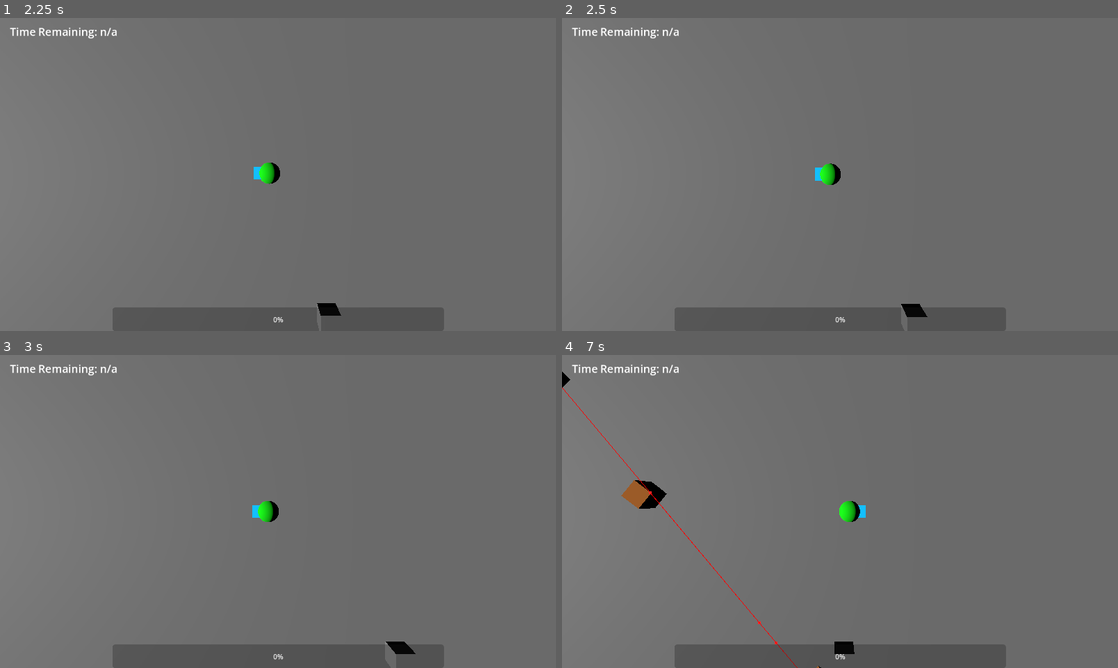
Above: before the commit, frames 1-4 (two rows, left to right).
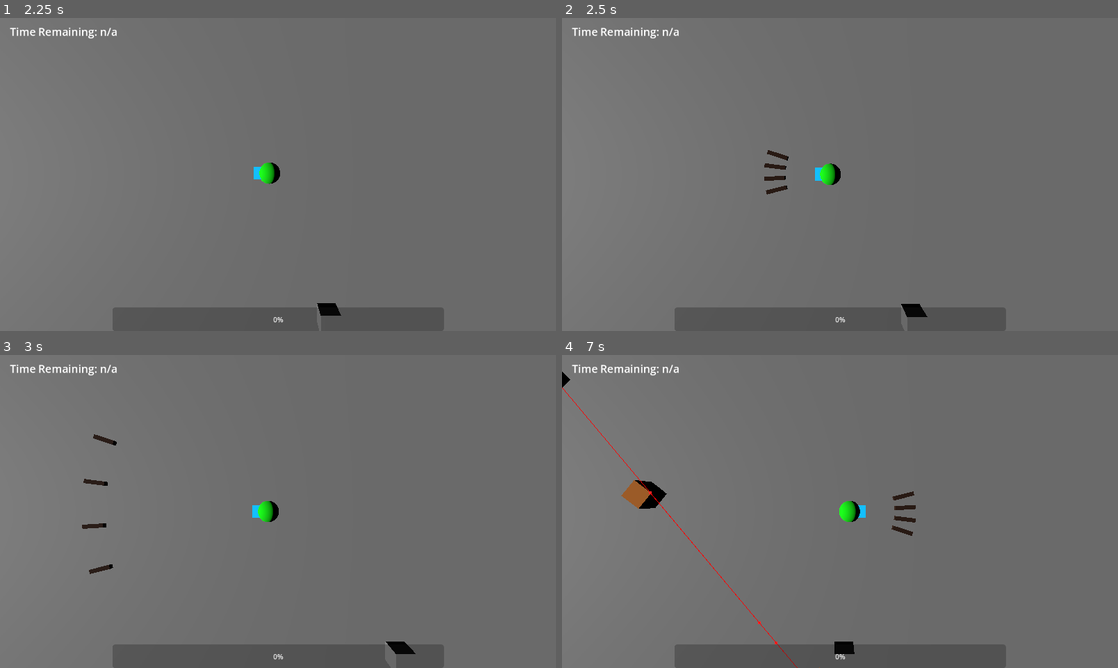
Above: after the commit, the same moments.

Repository: notadoctortired/InvinciKnight
Game: Godot game, scene res://Maps/level.tscn
The game is run twice, just before and just after one commit, with the same random seed, the same clock (stepped at 60 frames per second) and the same inputs.
Inputs:
- Up to frame 1 (2.25 s): hold Space (attack) 0.53-1.28 s; hold W (up) 0.53-2.03 s; tap Space (attack) at 1.35 s; hold A (left) from 2.03 s (still down); hold E (toggle_attack) from 2.03 s (still down)
- Up to frame 2 (2.5 s): keep holding A (left); keep holding E (toggle_attack); tap Space (attack) at 2.3 s
- Up to frame 3 (3 s): keep holding A (left); release E (toggle_attack) at 2.78 s; tap Space (attack) at 2.85 s
- Up to frame 4 (7 s): release A (left) at 3.53 s; hold S (down) 3.53-4.28 s; hold Space (attack) 3.53-4.28 s; hold D (right) 4.28-5.03 s; tap E (toggle_attack) at 4.35 s; tap Space (attack) at 4.55, 5.85, 6.8 s; hold W (up) 5.03-5.78 s; hold Space (attack) 5.03-5.78 s; hold D (right) from 5.78 s (still down); hold E (toggle_attack) from 6.53 s (still down)

Frame 1 is identical in both runs. In frame 2, 0.2% of the frame differs, in the area x 36-41%, y 42-57%; in frame 3, 0.2%, in the area x 14-21%, y 25-70%; in frame 4, 0.2%.
Error in both runs: Attempt to call function 'get_node' in base 'null instance' on a null instance. (res://Buildings/KOTH)

Commit message:
Added crossbow functionality, tweaked attack cooldowns to apply to both weapons regardless of which one was used

Diff:
--- a/AI/Sorcerer/sorcerer_attack.tscn
+++ b/AI/Sorcerer/sorcerer_attack.tscn
@@ -19,6 +19,7 @@
 script = ExtResource("1_yyqp8")
 speed = 1000.0
 damage = 10.0
+despawn_time = 5.0
 
 [node name="MeshInstance3D" type="MeshInstance3D" parent="." unique_id=1759514541]
 mesh = SubResource("SphereMesh_yyqp8")
--- a/AI/Sorcerer/sorcerer_attack_controller.gd
+++ b/AI/Sorcerer/sorcerer_attack_controller.gd
@@ -3,6 +3,7 @@
 @export_category("Values")
 @export var speed: float
 @export var damage: float
+@export var despawn_time: float
 
 var target_pos = null
 
@@ -11,6 +12,7 @@
 
 func _ready():
 	$Timer.timeout.connect(kill_actor)
+	$Timer.start(despawn_time)
 
 	if is_instance_valid(player):
 		target_pos = player.global_position
--- a/AI/spawn_enemies.gd
+++ b/AI/spawn_enemies.gd
@@ -47,8 +47,6 @@
 	peasant_timer = peasant_cooldown
 
 func spawn_sorcerer():
-	print("Implement Sorcerer")
-
 	if not sorcerer_counter.size() >= 4:
 		var spawn_location = randi_range(0,get_children().size()-1)
 		spawn_location = get_child(spawn_location).position
--- /dev/null
+++ b/Player/Attacks/crossbow.tscn
@@ -0,0 +1,17 @@
+[gd_scene format=3 uid="uid://ch83e7xjoac23"]
+
+[ext_resource type="Script" uid="uid://cqk1wne34oxh0" path="res://Player/Scripts/Attacks/crossbow_attack.gd" id="1_rat1y"]
+
+[sub_resource type="BoxMesh" id="BoxMesh_vwto1"]
+size = Vector3(0.6, 0.1, 1)
+
+[node name="Crossbow" type="Area3D" unique_id=1755181535]
+script = ExtResource("1_rat1y")
+arrows = 4
+firing_arc = 0.5
+
+[node name="MeshInstance3D" type="MeshInstance3D" parent="." unique_id=249303569]
+mesh = SubResource("BoxMesh_vwto1")
+
+[node name="FiringPoint" type="Node3D" parent="." unique_id=1601503566]
+transform = Transform3D(1, 0, 0, 0, 1, 0, 0, 0, 1, 0, 0, 0.5)
--- /dev/null
+++ b/Player/Attacks/crossbow_arrow.tscn
@@ -0,0 +1,32 @@
+[gd_scene format=3 uid="uid://dom7gegwop82h"]
+
+[ext_resource type="Script" uid="uid://bg7b0qm4th4we" path="res://Player/Scripts/Attacks/arrow_movement.gd" id="1_baoto"]
+[ext_resource type="Script" uid="uid://kkymvafdfy04" path="res://Player/Scripts/Attacks/arrow_hit.gd" id="1_vxvc4"]
+
+[sub_resource type="StandardMaterial3D" id="StandardMaterial3D_baoto"]
+albedo_color = Color(0.18540591, 0.0864945, 0, 1)
+
+[sub_resource type="BoxMesh" id="BoxMesh_hvrgq"]
+material = SubResource("StandardMaterial3D_baoto")
+size = Vector3(0.2, 0.2, 1)
+
+[sub_resource type="BoxShape3D" id="BoxShape3D_vxvc4"]
+size = Vector3(0.6, 0.6, 1)
+
+[node name="CrossbowArrow" type="CharacterBody3D" unique_id=1370694056]
+motion_mode = 1
+script = ExtResource("1_baoto")
+speed = 1000.0
+damage = 20.0
+despawn_time = 5.0
+
+[node name="MeshInstance3D" type="MeshInstance3D" parent="." unique_id=901654022]
+mesh = SubResource("BoxMesh_hvrgq")
+
+[node name="CollissionDetection" type="Area3D" parent="." unique_id=119131967]
+script = ExtResource("1_vxvc4")
+
+[node name="CollisionShape3D" type="CollisionShape3D" parent="CollissionDetection" unique_id=1262456471]
+shape = SubResource("BoxShape3D_vxvc4")
+
+[node name="Timer" type="Timer" parent="." unique_id=253891775]
--- /dev/null
+++ b/Player/Scripts/Attacks/arrow_hit.gd
@@ -0,0 +1,17 @@
+extends Area3D
+
+@onready var arrow = get_parent()
+@onready var player = get_tree().root.get_child(0).get_node("Player/PlayerBody")
+
+func _ready():
+	print(player)
+	body_entered.connect(hit)
+
+func hit(body):
+	if body.has_method("damage") and body.get_child(0).name == "EnemyFlag":
+		body.damage(arrow.damage)
+
+	if body.has_method("hit") or body.name == "PlayerBody":
+		print("ignoring!")
+	else:
+		arrow.kill_actor()
--- /dev/null
+++ b/Player/Scripts/Attacks/arrow_movement.gd
@@ -0,0 +1,18 @@
+extends CharacterBody3D
+
+@export_category("Values")
+@export var speed: float
+@export var damage: float
+@export var despawn_time: float
+
+func _ready():
+	$Timer.timeout.connect(kill_actor)
+	$Timer.start(despawn_time)
+
+func _physics_process(delta: float):
+	velocity = global_basis.z*speed*delta
+
+	move_and_slide()
+
+func kill_actor():
+	queue_free()
--- /dev/null
+++ b/Player/Scripts/Attacks/crossbow_attack.gd
@@ -0,0 +1,34 @@
+extends Area3D
+
+@export_category("Values")
+# MUST be even
+@export var arrows: int
+@export var firing_arc: float
+
+@onready var meshes = get_parent()
+
+var firing_point = null
+var arrow_number = 0
+
+func _ready():
+	visible = false
+
+func fire_arrows():
+	firing_point = global_position
+	arrow_number = 0
+
+	for arrow in range(0,arrows):
+		arrow_number += 1
+
+		var arrow_arc_step = firing_arc / arrows*1.5
+		var current_arc = firing_arc - (arrow_arc_step*arrow_number)
+
+		var spawn_location = firing_point
+
+		var scene = load("res://Player/Attacks/crossbow_arrow.tscn")
+		var instance = scene.instantiate()
+
+		instance.global_position = spawn_location
+		instance.rotation.y = meshes.rotation.y-deg_to_rad(90)-current_arc
+
+		get_tree().root.add_child(instance)
--- a/Player/Scripts/Player Controls/player_controller.gd
+++ b/Player/Scripts/Player Controls/player_controller.gd
@@ -3,22 +3,38 @@
 @export_category("Player Values")
 @export var health: float
 @export var speed: float
+
+@export_category("Attack Values")
 @export var damage_mult: float
+@export var slash_cooldown: float
+@export var crossbow_cooldown: float
+
+# Global variables to be assigned in _ready that use $
+var crossbow = null
+var slash = null
+var attack_timer = null
+var healthbar = null
 
 var meshes = null
 var crossbow_active = false
 
 func _ready():
+	crossbow = $Meshes/Crossbow
+	slash = $SlashArea
+	healthbar = $PlayerUI/Healthbar
+	attack_timer = $Timer
+
 	meshes = $Meshes
-	$SlashArea/Timer.timeout.connect(hide_attacks) # Catch-all function that hides every weapon
+
+	attack_timer.timeout.connect(hide_attacks) # Catch-all function that hides every weapon
 	# once it has been triggered
-	$PlayerUI/Healthbar.visible = false
+	healthbar.visible = false
 
 func _physics_process(delta: float) -> void:
 	if health <= 0:
 		kill_actor()
 
-	$PlayerUI/Healthbar.value = health
+	healthbar.value = health
 
 	if not is_on_floor():
 		velocity += get_gravity() * delta
@@ -39,29 +55,39 @@
 	move_and_slide()
 
 func _input(event: InputEvent):
-	if event.is_action_pressed("attack") and not $SlashArea.visible:
-		if not crossbow_active:
-			swing_attack()
-		elif crossbow_active:
-			crossobow_attack()
+	if event.is_action_pressed("attack"):
+		if not crossbow.visible and not slash.visible:
+			if not crossbow_active:
+				swing_attack()
+			elif crossbow_active:
+				crossbow_attack()
 	if event.is_action_pressed("toggle_attack"):
 		crossbow_active = !crossbow_active
 
 func damage(dmg: float):
+	if not healthbar.visible:
+		healthbar.visible = true
+
 	health -= dmg
 
 func swing_attack():
-	$SlashArea.visible = true
-	$SlashArea.monitoring = true
+	slash.visible = true
+	slash.monitoring = true
 
-	$SlashArea/Timer.start(0.5)
+	attack_timer.start(slash_cooldown)
 
-func crossobow_attack():
-	pass
+func crossbow_attack():
+	if not crossbow.visible:
+		crossbow.fire_arrows()
+		crossbow.visible = true
+
+	attack_timer.start(crossbow_cooldown)
 
 func hide_attacks():
-	$SlashArea.visible = false
-	$SlashArea.monitoring = false
+	slash.visible = false
+	slash.monitoring = false
+
+	crossbow.visible = false
 
 func kill_actor():
 	get_tree().change_scene_to_file("res://Maps/Menus/death.tscn")
--- a/Player/player.tscn
+++ b/Player/player.tscn
@@ -2,7 +2,8 @@
 
 [ext_resource type="Script" uid="uid://bok5tyd5u2dm" path="res://Player/Scripts/Player Controls/player_controller.gd" id="1_l8h54"]
 [ext_resource type="Script" uid="uid://chnd2c43hqrkc" path="res://Player/Scripts/Player Controls/camera.gd" id="2_4ntmi"]
-[ext_resource type="PackedScene" uid="uid://db3ceusxpyfy8" path="res://Player/slasharea.tscn" id="2_btcbx"]
+[ext_resource type="PackedScene" uid="uid://db3ceusxpyfy8" path="res://Player/Attacks/slasharea.tscn" id="2_btcbx"]
+[ext_resource type="PackedScene" uid="uid://ch83e7xjoac23" path="res://Player/Attacks/crossbow.tscn" id="2_gwnis"]
 
 [sub_resource type="StandardMaterial3D" id="StandardMaterial3D_gwnis"]
 albedo_color = Color(0, 1, 0, 1)
@@ -36,6 +37,8 @@
 health = 100.0
 speed = 5.0
 damage_mult = 2.0
+slash_cooldown = 0.5
+crossbow_cooldown = 2.0
 
 [node name="CameraSocket" type="Node3D" parent="PlayerBody" unique_id=1018338127]
 transform = Transform3D(1, 0, 0, 0, 1, 0, 0, 0, 1, 0, 10, 0)
@@ -49,6 +52,9 @@
 transform = Transform3D(1, 0, 0, 0, 1, 0, 0, 0, 1, 8.742278e-09, 0.40000007, -0.4)
 mesh = SubResource("BoxMesh_4ntmi")
 
+[node name="Crossbow" parent="PlayerBody/Meshes" unique_id=1755181535 instance=ExtResource("2_gwnis")]
+transform = Transform3D(1, 0, 0, 0, 1, 0, 0, 0, 1, 2.6226834e-08, 0, -0.6)
+
 [node name="PlaceholderCollision" type="CollisionShape3D" parent="PlayerBody" unique_id=345195676]
 shape = SubResource("CapsuleShape3D_l8h54")
 
@@ -58,8 +64,6 @@
 
 [node name="SlashArea" parent="PlayerBody" unique_id=2015310752 instance=ExtResource("2_btcbx")]
 transform = Transform3D(1, 0, 0, 0, 1, 0, 0, 0, 1, 0, -0.1, 0)
-
-[node name="Timer" type="Timer" parent="PlayerBody/SlashArea" unique_id=1374999955]
 
 [node name="PlayerUI" type="Control" parent="PlayerBody" unique_id=1361119872]
 layout_mode = 3
@@ -122,6 +126,8 @@
 [node name="Nav4" type="Node3D" parent="PlayerBody/NavPointsSorcerer" unique_id=723147751]
 transform = Transform3D(1, 0, 0, 0, 1, 0, 0, 0, 1, -6, 0, 0)
 
+[node name="Timer" type="Timer" parent="PlayerBody" unique_id=1148927812]
+
 [node name="Camera" type="Camera3D" parent="." unique_id=1293427983 node_paths=PackedStringArray("target_follow")]
 transform = Transform3D(0, -1, -4.371139e-08, -4.371139e-08, -4.371139e-08, 1, -1, 1.9106855e-15, -4.371139e-08, 0, 0, 0)
 script = ExtResource("2_4ntmi")
Not shown: 2 places in Player/Attacks/slasharea.tscn that only renumber resources
Not shown, added: Player/Scripts/Attacks/arrow_hit.gd.uid
Not shown, added: Player/Scripts/Attacks/arrow_movement.gd.uid
Not shown, added: Player/Scripts/Attacks/crossbow_attack.gd.uid
